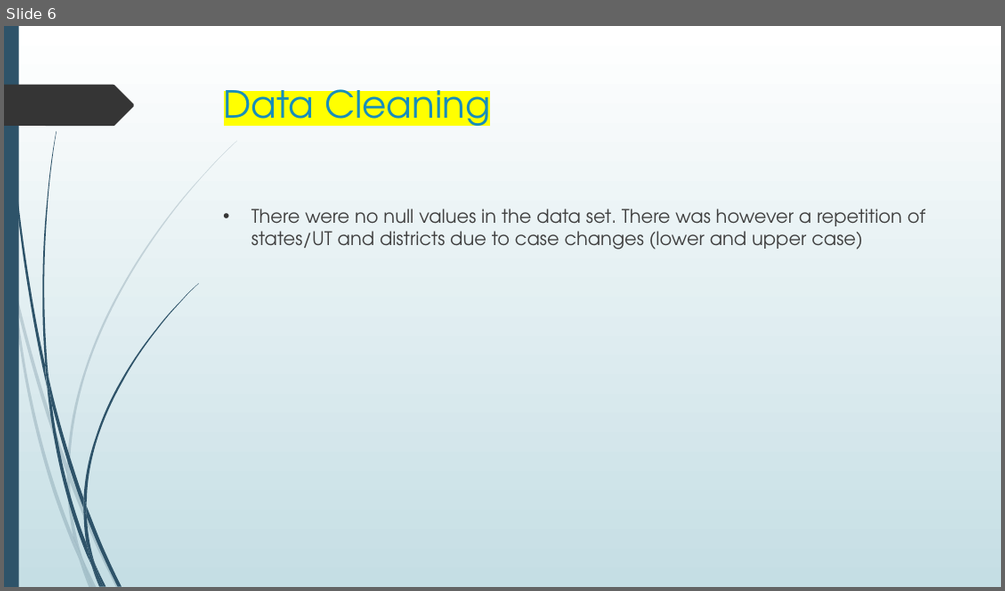
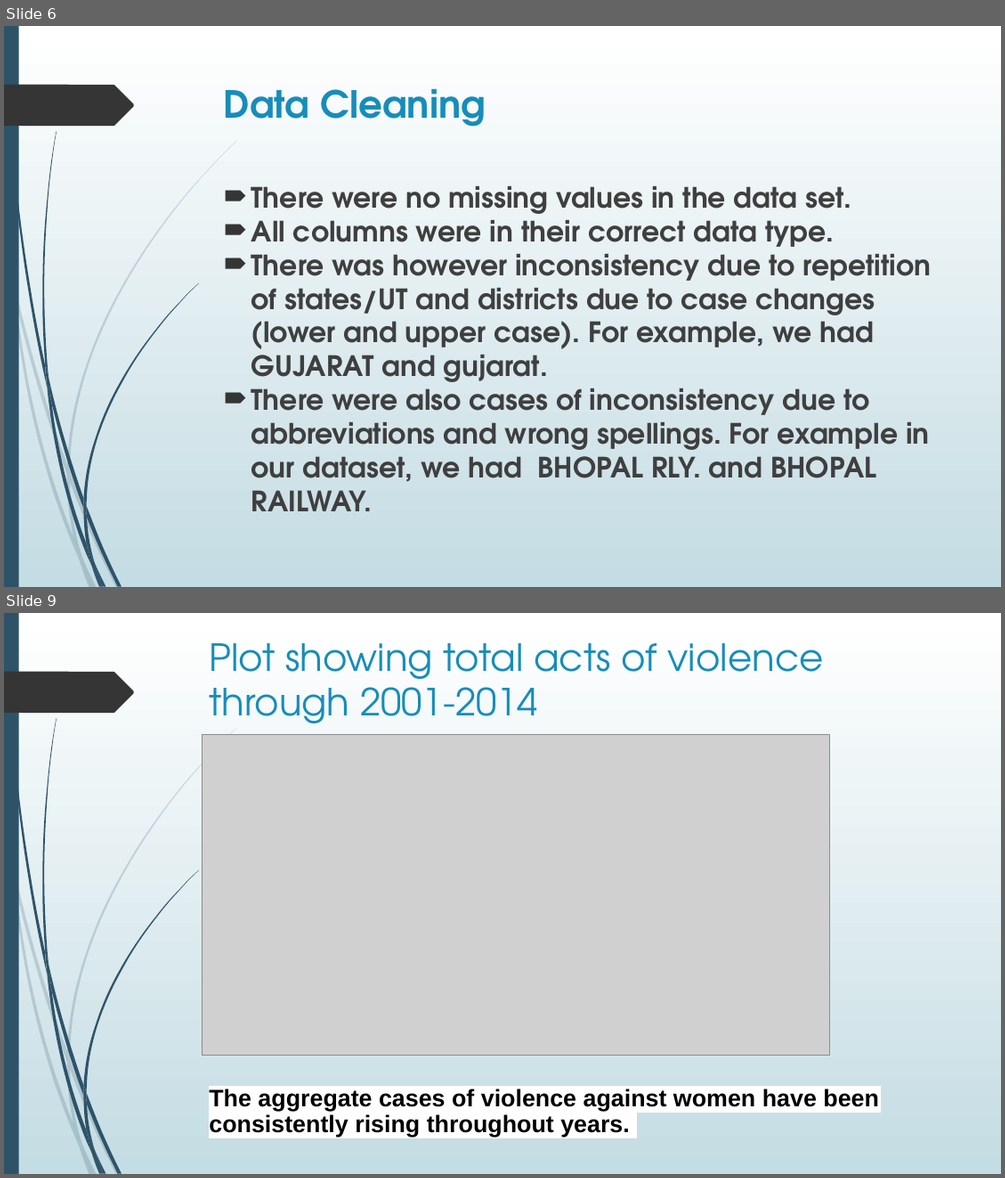
Before and after one commit to apacheteam/Crime-Against-Women-PP22-C623-APACHE-TEAM, a slide deck: PPT.pptx. Shown one above the other, each under a label of ours: slide 6 before the commit, slides 6 and 9 after it; the slides between them are not shown. The pictures are 1005x591 and 1005x1178 pixels, drawn with LibreOffice and Linux fonts; fonts in the diff are those of the drawing; grey boxes stand for pictures. Boxes give left, top, right and bottom in pixels: in the first picture for what was removed or moved away, otherwise in the second. Text is boxed around its words. In the diff, an @@ line names an element or a change of style, - is before the commit and + after.

```diff
--- a/PPT.pptx
+++ b/PPT.pptx
@@ slide 9 added at (4,613,1001,1174), background gradient #FFFFFF to #C4DCE3; not listed: 24 template elements that a slide beside it also shows @@
@@ title added at (209,643,824,723), 36 pt, text #168DBA @@
+Plot showing total acts of violence through 2001-2014
@@ picture added at (202,735,829,1055) @@
@@ text added at (209,1088,879,1137), 23 pt, text #000000, bold @@
+The aggregate cases of violence against women have been consistently rising throughout years.
@@ slide 6 changed as well @@
@@ background gradient #FFFFFF to #C5DEE5 to gradient #FFFFFF to #C4DCE3 @@
@@ title "Data Cleaning" at (224,88,485,127): text colour #178DBB to #168DBA, highlight #FFFF00 to none, bold on @@
@@ text at (251,186,931,511): text changed; size 18 to 27 pt; text colour #404040 to #3F3F3F; bold on @@
-• There were no null values in the data set. There was however a repetition of states/UT and districts due to case changes (lower and upper case)
+🠶 There were no missing values in the data set.
+🠶 All columns were in their correct data type.
+🠶 There was however inconsistency due to repetition of states/UT and districts due to case changes (lower and upper case). For example, we had GUJARAT and gujarat.
+🠶 There were also cases of inconsistency due to abbreviations and wrong spellings. For example in our dataset, we had BHOPAL RLY. and BHOPAL RAILWAY.
```
Also in this commit, not shown: 4 other slides changed, 9 other slides added, 9 slides removed, 4 other files.
